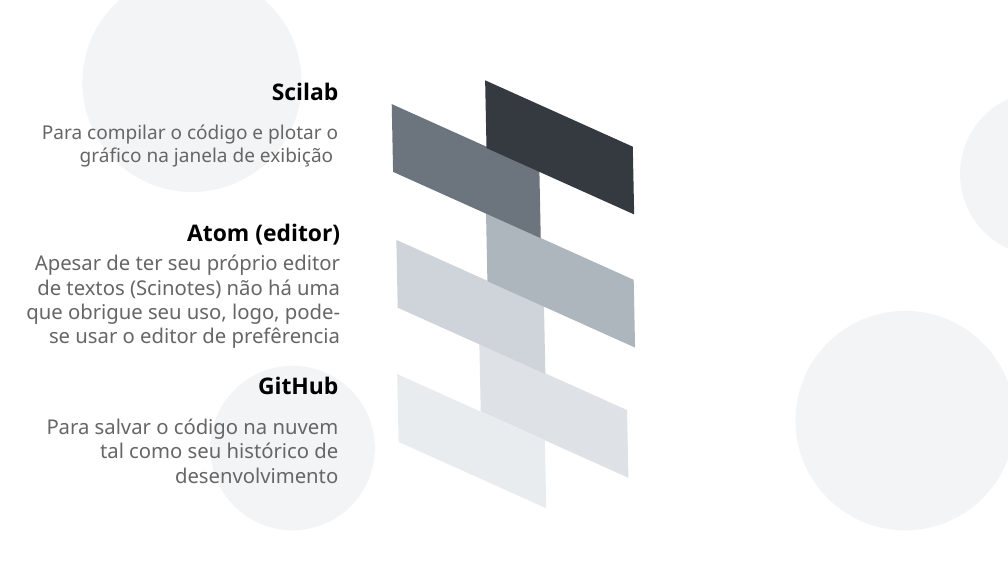
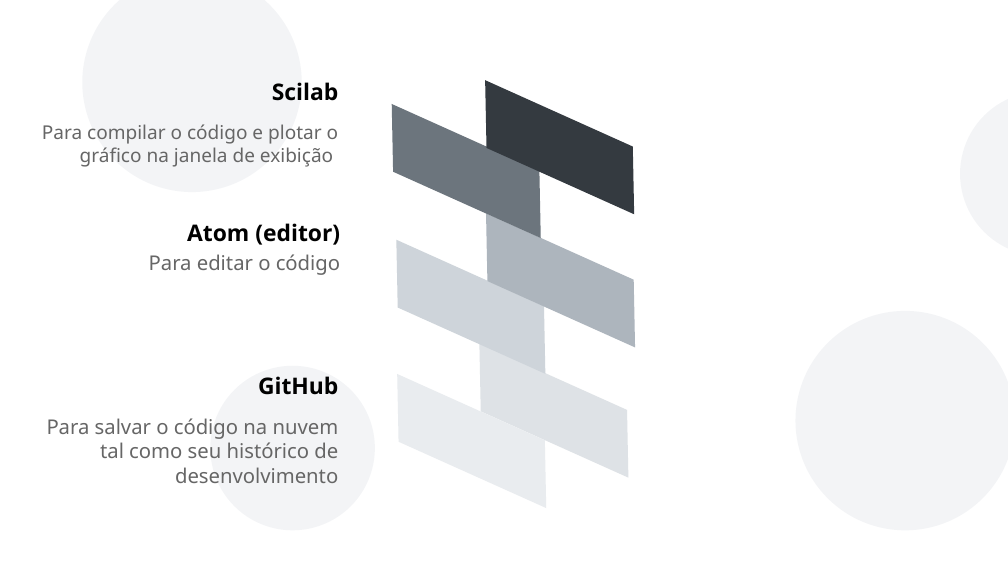
Before and after one commit to Lucasitron/Grafico_scilab, a slide deck: slide 5 of apresentação/Scilab.odp. Drawn at 1008x567 pixels with LibreOffice and Linux fonts; fonts in the diff are those of the drawing. Boxes give left, top, right and bottom in pixels: in the first picture for what was removed or moved away, otherwise in the second. Text is boxed around its words. In the diff, an @@ line names an element or a change of style, - is before the commit and + after.

```diff
--- a/apresentação/Scilab.odp
+++ b/apresentação/Scilab.odp
@@ text at [149, 254, 340, 275]: text changed @@
-Apesar de ter seu próprio editor de textos (Scinotes) não há uma que obrigue seu uso, logo, pode-se usar o editor de prefêrencia
+Para editar o código
```
Also in this commit, not shown: 10 other slides changed, 1 slide removed, 2 other files.
